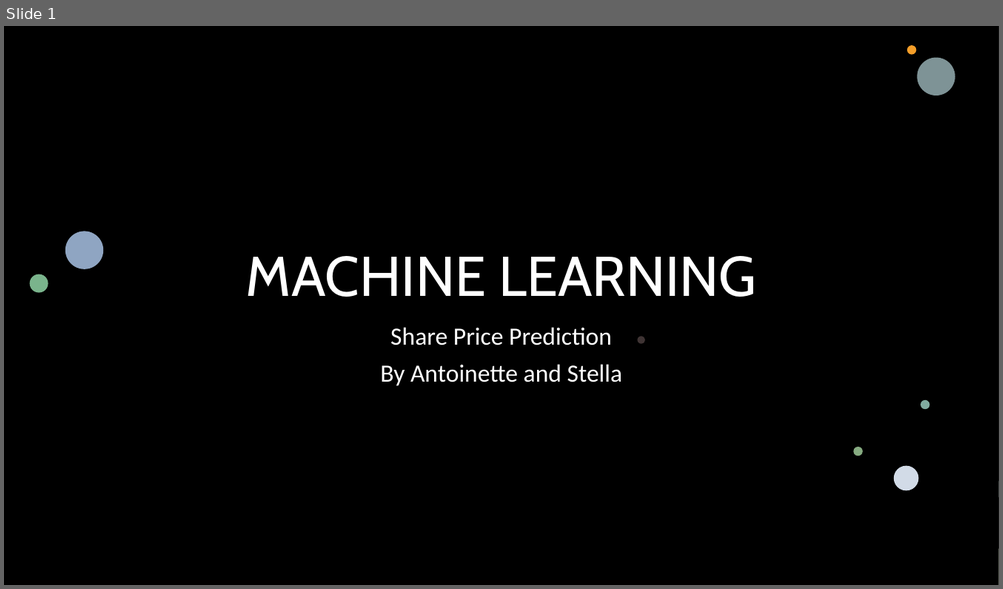
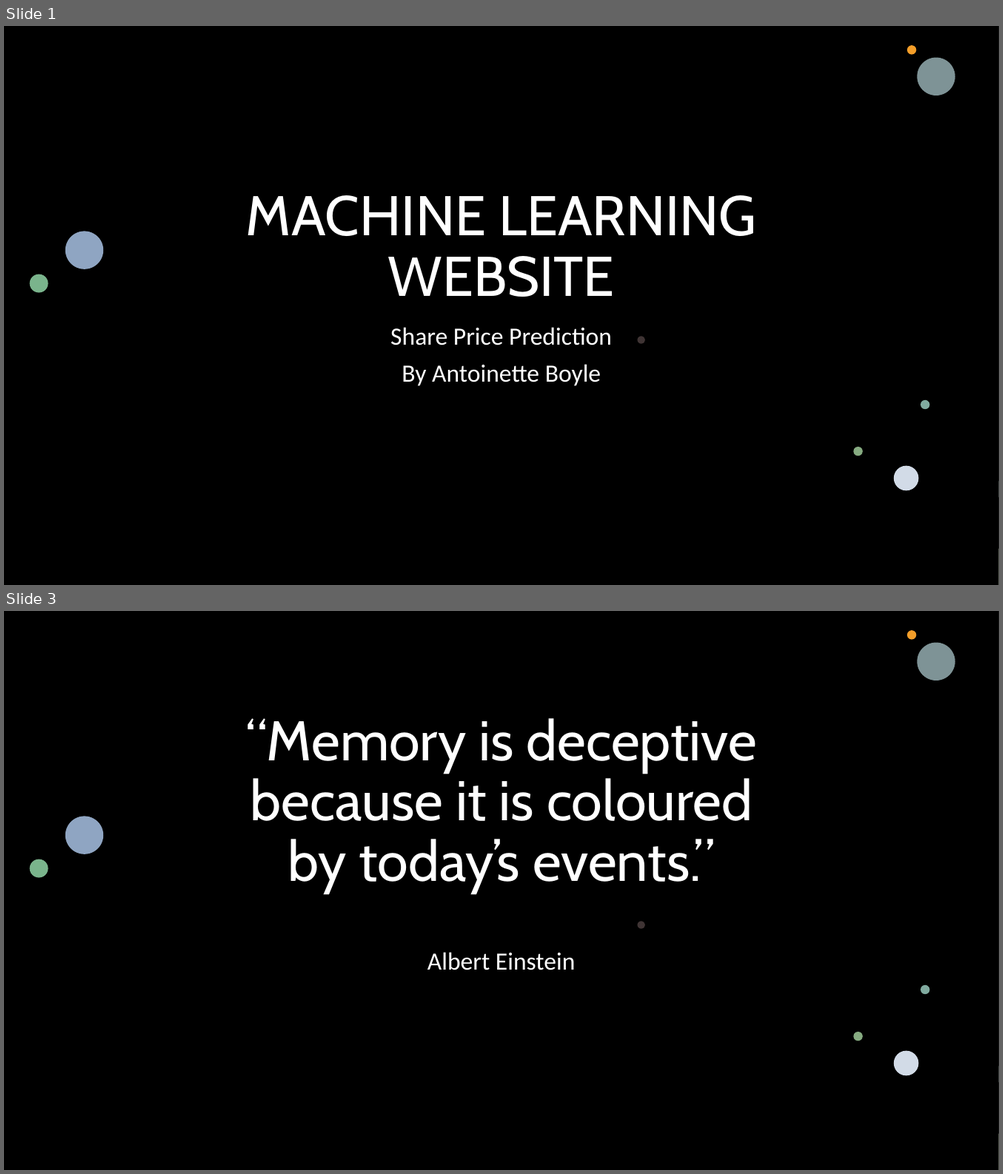
Before and after one commit to antoinetteboyle/Demystifying-ML, a slide deck: MACHINE LEARNING.pptx. Shown one above the other, each under a label of ours: slide 1 before the commit, slides 1 and 3 after it; the slides between them are not shown. The pictures are 1003x589 and 1003x1174 pixels, drawn with LibreOffice and Linux fonts; fonts in the diff are those of the drawing; background and template pictures are left out; a plain dark background stands for a picture behind light text. Boxes give left, top, right and bottom in pixels: in the first picture for what was removed or moved away, otherwise in the second. Text is boxed around its words. In the diff, an @@ line names an element or a change of style, - is before the commit and + after.

Commit message:
latest updates to website

```diff
--- a/MACHINE LEARNING.pptx
+++ b/MACHINE LEARNING.pptx
@@ slide 3 added at <box>4,611,999,1170</box>, background picture (left out); not listed: 4 template elements that a slide beside it also shows @@
@@ rectangle added at <box>4,611,999,1170</box>, fill #000000 @@
@@ title added at <box>245,718,757,894</box>, 54 pt, text #FFFFFF @@
+“Memory is deceptive because it is coloured by today’s events.”
@@ subtitle added at <box>427,952,575,971</box>, 24 pt, text #FFFFFF @@
+Albert Einstein
@@ group added at <box>29,630,956,1076</box>: 8 ellipses @@
@@ slide 1 changed as well @@
@@ title at <box>246,195,756,297</box>: text changed @@
-MACHINE LEARNING
+MACHINE LEARNING
+WEBSITE
@@ subtitle at <box>401,364,600,386</box>: text changed @@
-By Antoinette and Stella
+By Antoinette Boyle
```
Also in this commit, not shown: 4 other slides changed, 1 other slide added, 3 slides removed, 58 other files.
